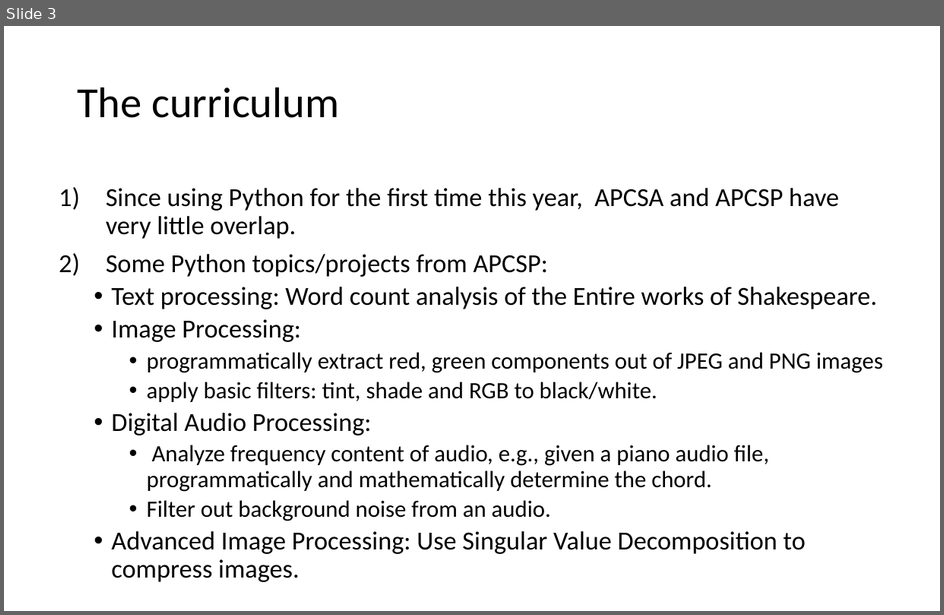
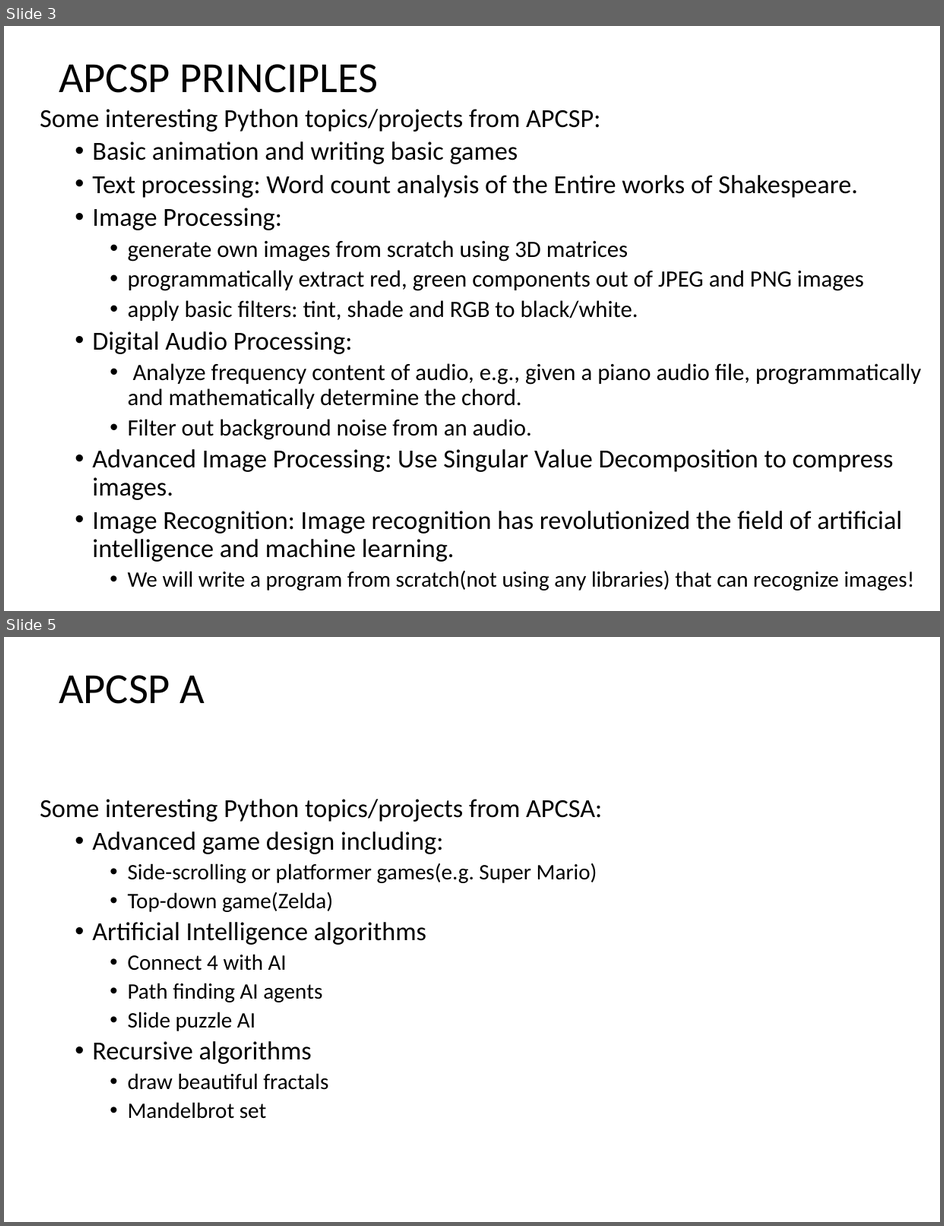
Before and after one commit to LongBaoNguyen/longbaonguyen.github.io, a slide deck: courses/apcsp/apcspwhy.pptx. Shown one above the other, each under a label of ours: slide 3 before the commit, slides 3 and 5 after it; the slides between them are not shown. The pictures are 944x615 and 944x1226 pixels, drawn with LibreOffice and Linux fonts; fonts in the diff are those of the drawing; background and template pictures are left out. Boxes give left, top, right and bottom in pixels: in the first picture for what was removed or moved away, otherwise in the second. Text is boxed around its words. In the diff, an @@ line names an element or a change of style, - is before the commit and + after.

```diff
--- a/courses/apcsp/apcspwhy.pptx
+++ b/courses/apcsp/apcspwhy.pptx
@@ slide 5 added at (x1=4, y1=637, x2=940, y2=1222), background picture (left out) @@
@@ title added at (x1=59, y1=675, x2=205, y2=704), 33 pt, text #000000 @@
+APCSP A
@@ text added at (x1=40, y1=799, x2=602, y2=1119), 17 pt, text #000000 @@
+Some interesting Python topics/projects from APCSA:
+  • Advanced game design including:
+    • Side-scrolling or platformer games(e.g. Super Mario)
+    • Top-down game(Zelda)
+  • Artificial Intelligence algorithms
+    • Connect 4 with AI
+    • Path finding AI agents
+    • Slide puzzle AI
+  • Recursive algorithms
+    • draw beautiful fractals
+    • Mandelbrot set
@@ slide 3 changed as well @@
@@ title at (x1=59, y1=64, x2=378, y2=93): text changed @@
-The curriculum
+APCSP PRINCIPLES
@@ text "Some interesting Python topics/projects from ..." moved from (x1=106, y1=188, x2=883, y2=582) to (x1=40, y1=109, x2=921, y2=591) @@
@@ text at (x1=40, y1=109, x2=601, y2=164): text changed @@
-1) Since using Python for the first time this year, APCSA and APCSP have very little overlap.
-2) Some Python topics/projects from APCSP:
+Some interesting Python topics/projects from APCSP:
+  • Basic animation and writing basic games
@@ text at (x1=128, y1=240, x2=628, y2=262): paragraph added @@
+    • generate own images from scratch using 3D matrices
@@ text at (x1=92, y1=511, x2=915, y2=591): paragraphs added @@
+  • Image Recognition: Image recognition has revolutionized the field of artificial intelligence and machine learning.
+    • We will write a program from scratch(not using any libraries) that can recognize images!
```
Also in this commit, not shown: 2 other slides changed, 1 other slide added, 2 slides removed, 5 other files.
